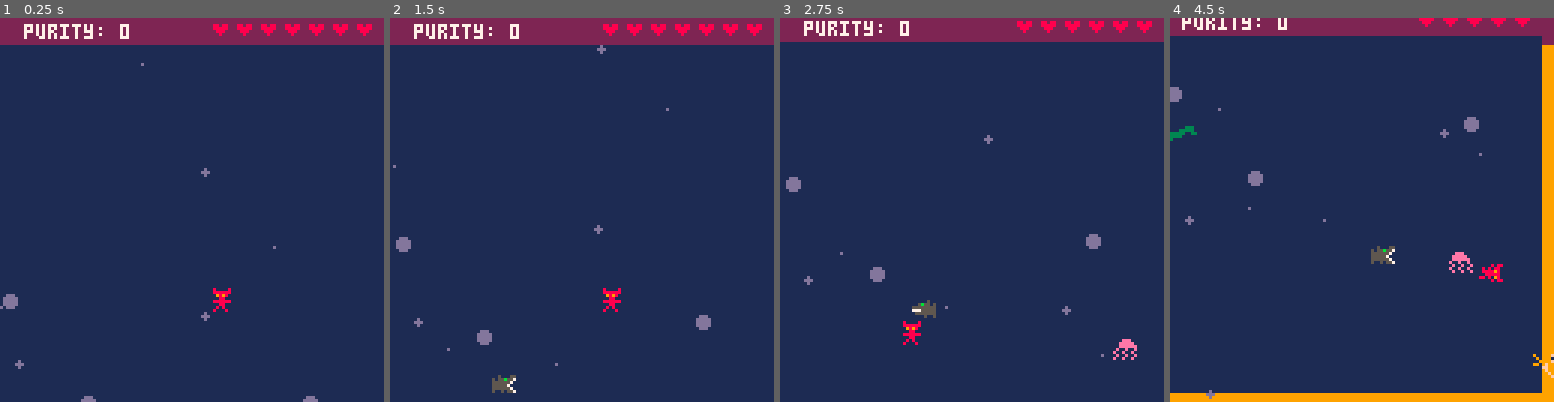
Above: before the commit, frames 1-4 (left to right).
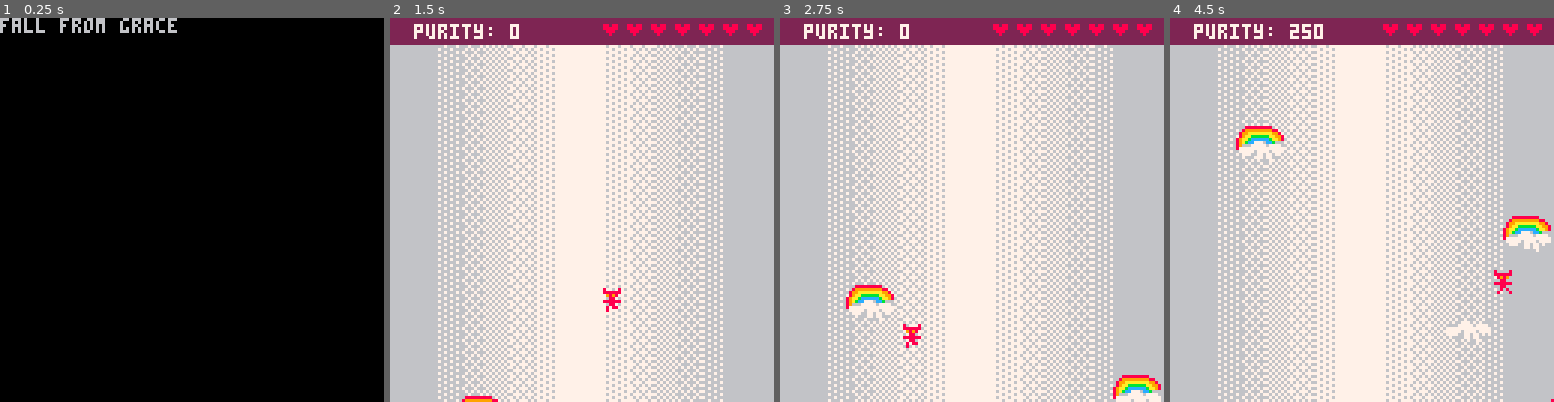
Above: after the commit, the same moments.

Repository: MCSDWVL/picopcp
Game: PICO-8 cartridge helloworld.p8
Same seed, same stepped clock (60 frames per second), same inputs: the game is played once before the commit and once after it.
Inputs:
- Up to frame 1 (0.25 s): no input
- Up to frame 2 (1.5 s): tap O (Z key) at 0.33, 0.7, 1.43 s
- Up to frame 3 (2.75 s): hold Left 1.97-2.37 s; tap O (Z key) at 2.22 s; hold Down from 2.42 s (still down)
- Up to frame 4 (4.5 s): release Down at 2.82 s; hold Right 2.87-3.53 s; tap O (Z key) at 3.1, 3.98 s; hold Up 3.58-4.08 s; hold Right from 4.13 s (still down)

The runs differ from the first frame. In frame 1, 100% of the frame differs, in the area x 0-100%, y 0-100%; in frame 2, 93%; in frame 3, 94%; in frame 4, 97%.

Commit message:
implemented scene system

Diff:
--- a/helloworld.p8
+++ b/helloworld.p8
@@ -716,8 +716,72 @@
   levels.ocean,
   levels.hell
 }
-current_level_idx = 4
+current_level_idx = 1
 current_level = ordered_levels[current_level_idx]
+
+-- scene management
+
+scenes = {
+  title = {
+    init = function() end,
+    update = function()
+      if btn(4) then
+        change_scene(scenes.game)
+      end
+    end,
+    draw = function()
+      cls()
+      print("fall from grace")
+    end,
+    name="title",
+  },
+  game = {
+    init = function()
+      pl = create_actor(70, 90, actor_prefabs.player)
+      on_current_level_changed()
+    end,
+    update = function()
+      current_level.update(current_level)
+      level_current_frame += 1
+      if level_current_frame > level_time_frames then
+        advance_level()
+      end
+      -- player movement
+      update_player(pl)
+      -- apply all the forces
+      foreach(actors,actor_update)
+      -- check for adding enemies
+      update_frames_til_next_enemy()
+      -- camera shake
+      camera_shake_update()
+    end,
+    draw = function()
+      current_level.draw_bg(current_level)
+
+      if (colliding and not colliding.is_innocent) then
+        rectfill(0,0,127,127,9)
+      end
+      foreach(actors,draw_actor)
+      draw_hud()
+    end,
+    name="game"
+  },
+  game_over = {
+    init = function()
+      camera()
+      music(-1)
+      sfx(songs.game_over)
+    end,
+    update = function() end,
+    draw = function()
+      rectfill(0,0,127,127,0)
+      print("game over", 50,50,1)
+    end,
+    name = "game over"
+  }
+}
+
+current_scene = scenes.title
 
 -- create a shallow copy of a prefab
 function clone(prefab)
@@ -900,11 +964,7 @@
 
 -- called once at the start on run
 function _init()
-  -- create the player
-  pl = create_actor(70, 90, actor_prefabs.player)
-
-  -- advance to the first level.
-  on_current_level_changed()
+  current_scene.init()
 end
 
 function on_current_level_changed()
@@ -941,28 +1001,15 @@
 
 -- called once every frame
 function _update()
-  current_level.update(current_level)
-  level_current_frame += 1
-  if level_current_frame > level_time_frames then
-    advance_level()
-  end
-
-  -- player movement
-  update_player(pl)
-
-  -- apply all the forces
-  foreach(actors,actor_update)
-
-  -- check for adding enemies
-  update_frames_til_next_enemy()
-
-  -- camera shake
-  camera_shake_update()
-
-  --increment time
+  current_scene.update()
   t+=1
 end
 
+function change_scene(scene)
+  current_scene = scene
+  scene.init()
+  cls()
+end
 
 function take_damage(source)
   camera_shake_remaining_frames = 10
@@ -976,8 +1023,7 @@
 
   -- game over
   if (pl.health == 0) then
-    music(-1)
-    sfx(songs.game_over)
+    change_scene(scenes.game_over)
   end
 end
 
@@ -1019,20 +1065,7 @@
 
 -- called approximately once per frame.
 function _draw()
-  current_level.draw_bg(current_level)
-
-  if (colliding and not colliding.is_innocent) then
-    rectfill(0,0,127,127,9)
-  end
-  foreach(actors,draw_actor)
-  draw_hud()
-
-  if (pl.health <= 0) then
-    rectfill(0,0,127,127,0)
-
-    print("game over", 50,50,1)
-
-  end
+  current_scene.draw()
 end
 
 __gfx__
